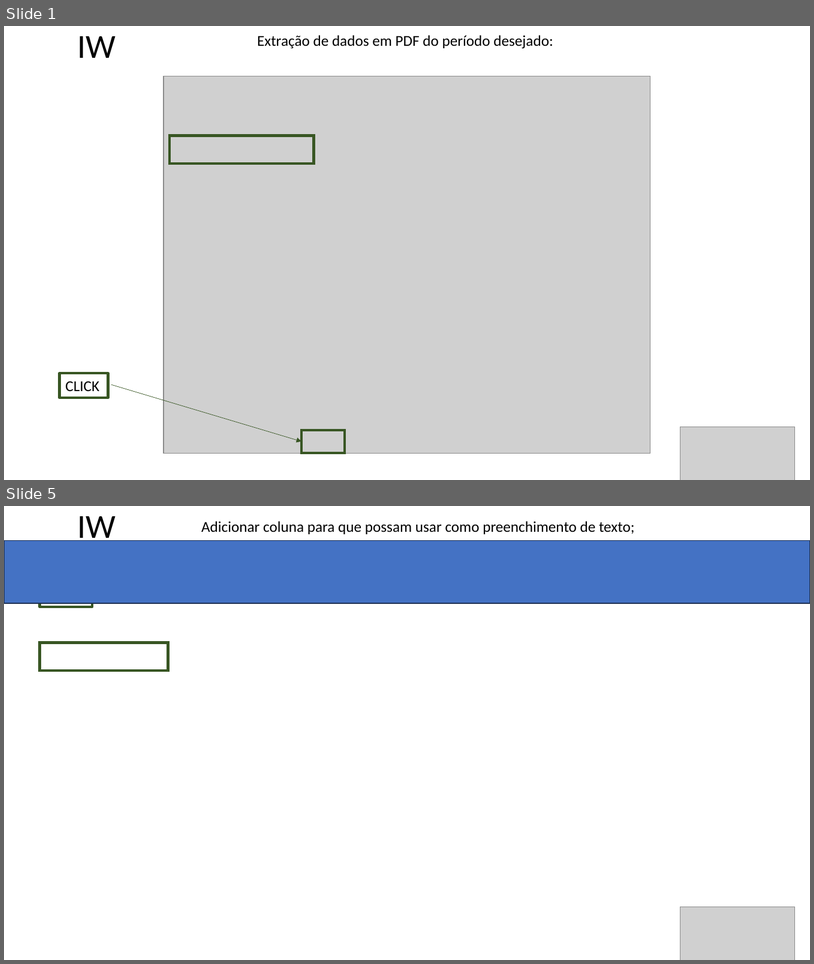
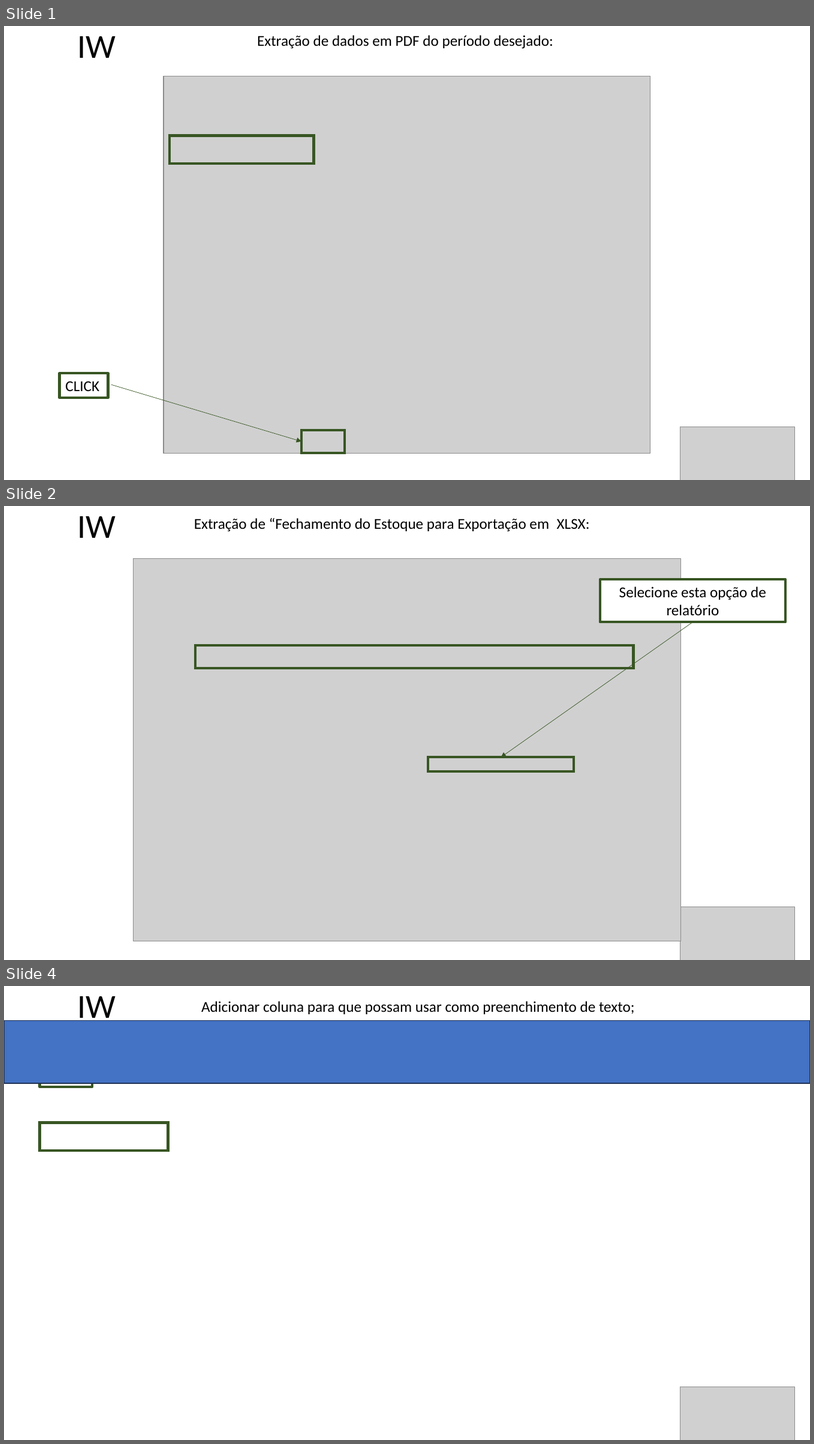
Before and after one commit to PronepPLima/ROBO-Fechamento_Suprimentos, a slide deck: log.pptx. Shown one above the other, each under a label of ours: slides 1 and 5 before the commit, slides 1, 2 and 4 after it; the slides between them are not shown. The pictures are 814x964 and 814x1444 pixels, drawn with LibreOffice and Linux fonts; fonts in the diff are those of the drawing; grey boxes stand for pictures; background and template pictures are left out. Boxes give left, top, right and bottom in pixels: in the first picture for what was removed or moved away, otherwise in the second. Text is boxed around its words. In the diff, an @@ line names an element or a change of style, - is before the commit and + after.

```diff
--- a/log.pptx
+++ b/log.pptx
@@ slide 2 added at [4,506,810,960], background picture (left out) @@
@@ subtitle added at [78,516,116,538], 40 pt, text #000000 @@
+IW
@@ text added at [194,518,590,532], 18 pt, text #000000 @@
+Extração de “Fechamento do Estoque para Exportação em XLSX:
@@ picture added at [134,559,681,941] @@
@@ rectangle added at [600,579,786,622], fill #FFFFFF, outline #385723 3 pt, 18 pt, text #000000 @@
+Selecione esta opção de relatório
@@ arrow added from (693, 622) to (501, 757), #385723 0.5 pt @@
@@ rectangle added at [196,645,634,668], outline #385723 3 pt @@
@@ rectangle added at [429,757,575,772], outline #385723 3 pt @@
@@ picture added at [681,906,795,960] @@
@@ what was slide 5 is now slide 4 @@
```
Also in this commit, not shown: 1 slide changed, 2 slides removed, 4 other files.
